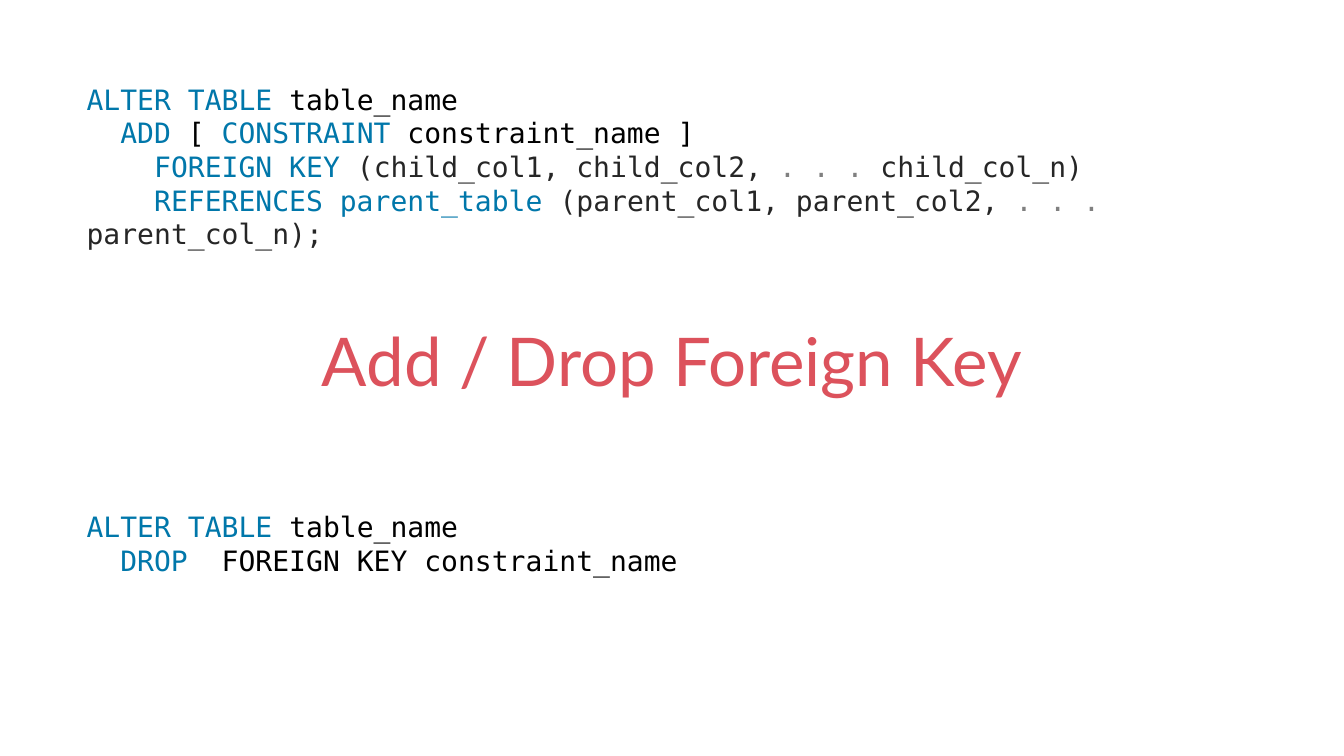
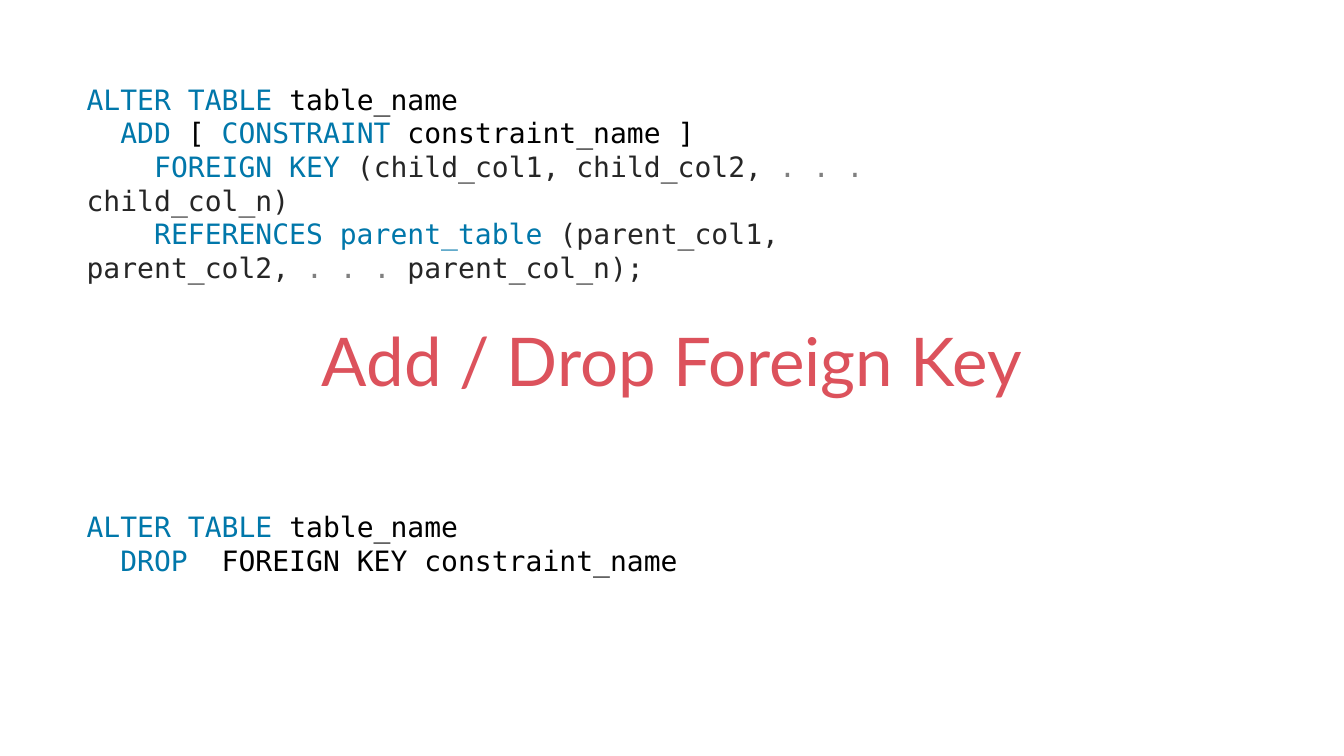
Before and after one commit to RajnishJadhav/DBT, a slide deck: slide 78 of IET MySQL PPT Ver9.pptx. Drawn at 1344x756 pixels with LibreOffice and Linux fonts; fonts in the diff are those of the drawing. Boxes give left, top, right and bottom in pixels: in the first picture for what was removed or moved away, otherwise in the second. Text is boxed around its words. In the diff, an @@ line names an element or a change of style, - is before the commit and + after.

```diff
--- a/IET MySQL PPT Ver9.pptx
+++ b/IET MySQL PPT Ver9.pptx
@@ text "ALTER TABLE table_name" rewrapped from box(87, 88, 1083, 251) to box(87, 88, 779, 284) @@
```
Also in this commit, not shown: 3 other slides changed, 28 slides added, 2 other files.
